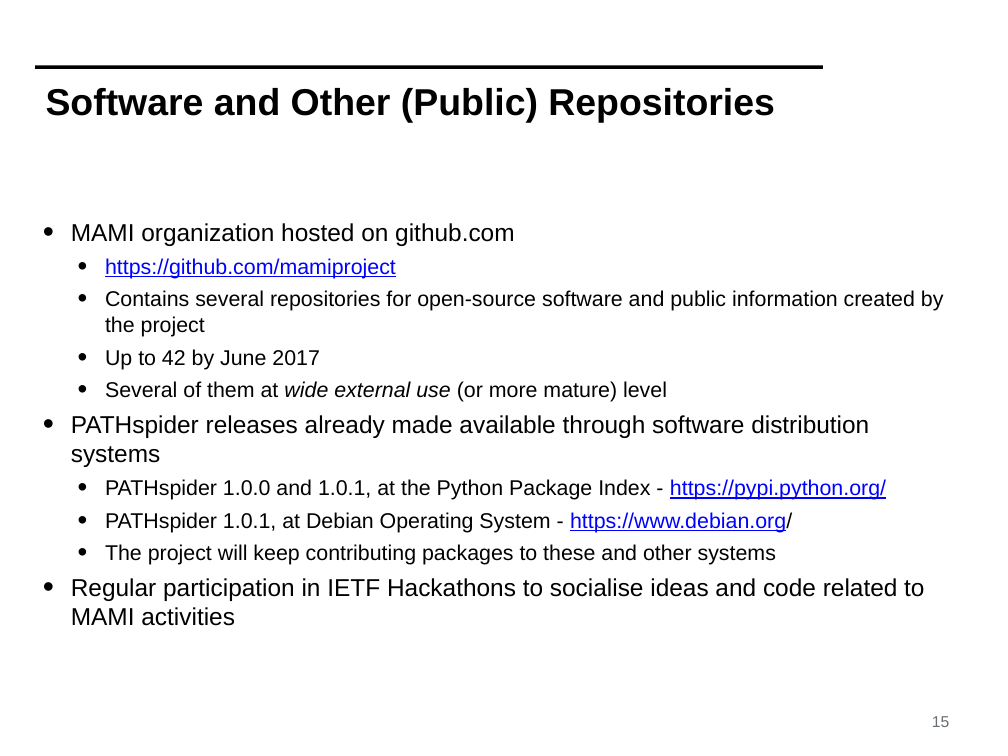
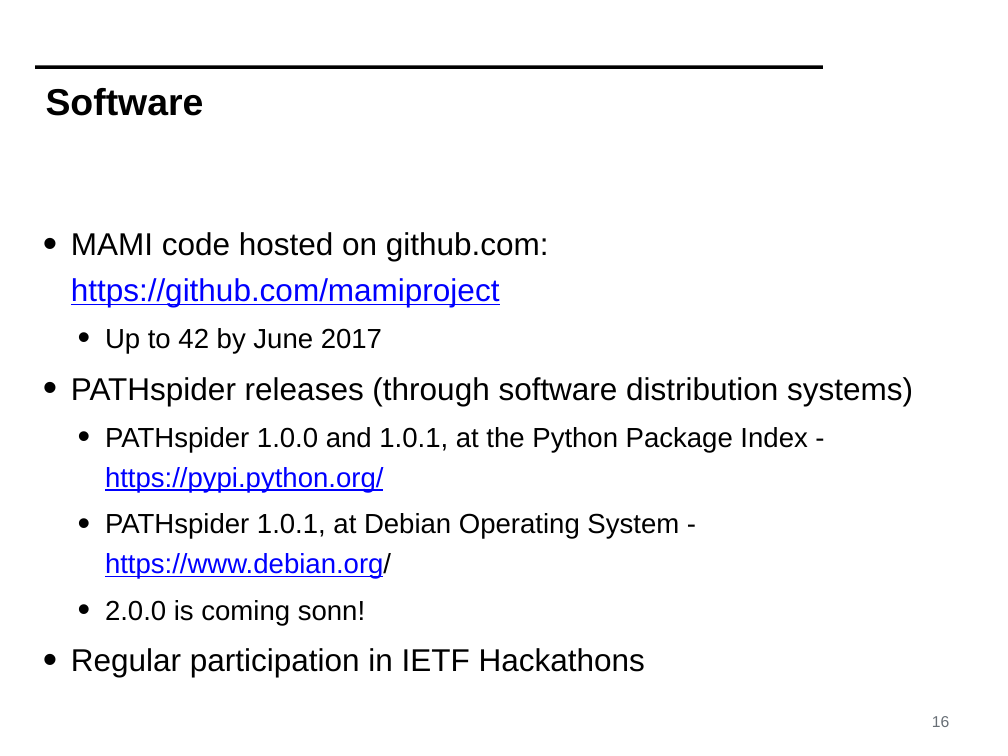
Before and after one commit to mami-project/roadshows, a slide deck: slide 16 of review2-zurich/WP4-ReviewM18.pptx (slide 15 before the commit). Drawn at 1008x756 pixels with LibreOffice and Linux fonts; fonts in the diff are those of the drawing; background and template pictures are left out. Boxes give left, top, right and bottom in pixels: in the first picture for what was removed or moved away, otherwise in the second. Text is boxed around its words. In the diff, an @@ line names an element or a change of style, - is before the commit and + after.

```diff
--- a/review2-zurich/WP4-ReviewM18.pptx
+++ b/review2-zurich/WP4-ReviewM18.pptx
@@ title at (46,88,204,116): text changed @@
-Software and Other (Public) Repositories
+Software
@@ text at (71,232,549,307): text changed; size 21.7 to 32 pt; text colour #000000 to #0000FF @@
-• MAMI organization hosted on github.com
-  • https://github.com/mamiproject
-  • Contains several repositories for open-source software and public information created by the project
+• MAMI code hosted on github.com: https://github.com/mamiproject
@@ text at (105,328,807,579): size 21.7 to 28 pt in "Up to 42 by June 2017", "PATHspider 1.0.0 and 1.0.1, at the Python ...", "PATHspider 1.0.1, at Debian Operating System - ..."; line spacing 1 to 1.2 @@
@@ text at (71,377,913,406): text changed; size 24.8 to 32 pt @@
-  • Several of them at wide external use (or more mature) level
-• PATHspider releases already made available through software distribution systems
+• PATHspider releases (through software distribution systems)
@@ text at (71,600,645,677): text changed; size 24.8 to 32 pt @@
-  • The project will keep contributing packages to these and other systems
-• Regular participation in IETF Hackathons to socialise ideas and code related to MAMI activities
+  • 2.0.0 is coming sonn!
+• Regular participation in IETF Hackathons
@@ page number at (932,716,949,727): text changed @@
-15
+16
```
Also in this commit, not shown: 11 other slides changed, 4 slides added, 3 slides removed.
